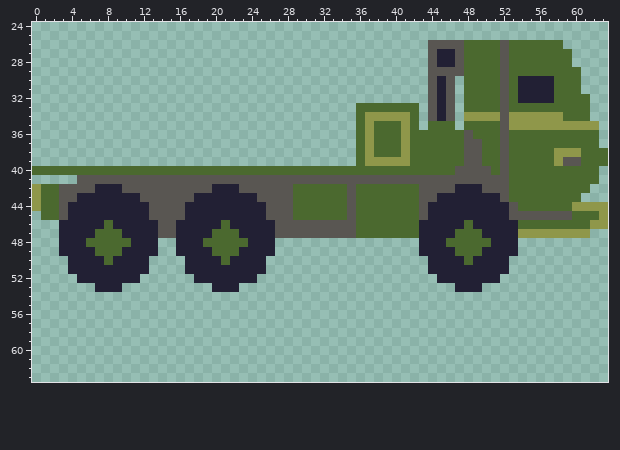
Pixel-art sprite -- Ballistics/assets/Ballistics_main.png. That is the earlier state.
The file is 64x64 pixels. Shown: x 0..63, y 24..63.
After:
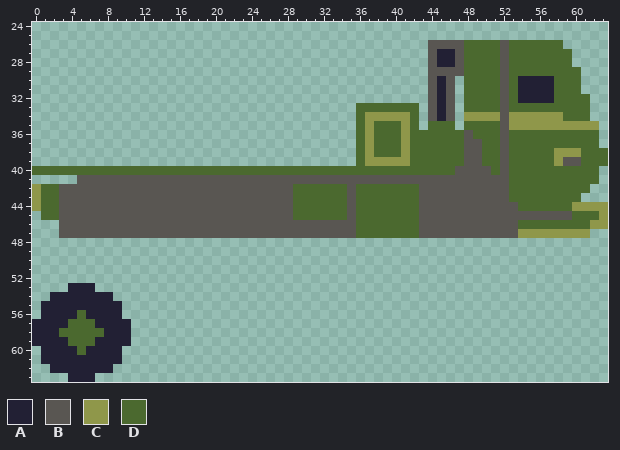
Palette (. is transparent): A #222034  B #595652  C #8f974a  D #4b692f
Change:
{"y":42,"x":7,"old":"AAA","new":"BBB"}
{"y":42,"x":20,"old":"AAA","new":"BBB"}
{"y":42,"x":47,"old":"AAA","new":"BBB"}
{"y":43,"x":5,"old":"AAAAAAA","new":"BBBBBBB"}
{"y":43,"x":18,"old":"AAAAAAA","new":"BBBBBBB"}
{"y":43,"x":45,"old":"AAAAAAA","new":"BBBBBBB"}
{"y":44,"x":4,"old":"AAAAAAAAA","new":"BBBBBBBBB"}
{"y":44,"x":17,"old":"AAAAAAAAA","new":"BBBBBBBBB"}
{"y":44,"x":44,"old":"AAAAAAAAA","new":"BBBBBBBBB"}
{"y":45,"x":4,"old":"AAAAAAAAA","new":"BBBBBBBBB"}
{"y":45,"x":17,"old":"AAAAAAAAA","new":"BBBBBBBBB"}
{"y":45,"x":44,"old":"AAAAAAAAA","new":"BBBBBBBBB"}
{"y":46,"x":3,"old":"AAAAADAAAAA","new":"BBBBBBBBBBB"}
{"y":46,"x":16,"old":"AAAAADAAAAA","new":"BBBBBBBBBBB"}
{"y":46,"x":43,"old":"AAAAADAAAAA","new":"BBBBBBBBBBB"}
{"y":47,"x":3,"old":"AAAADDDAAAA","new":"BBBBBBBBBBB"}
{"y":47,"x":16,"old":"AAAADDDAAAA","new":"BBBBBBBBBBB"}
{"y":47,"x":43,"old":"AAAADDDAAAA","new":"BBBBBBBBBBB"}
{"y":48,"x":3,"old":"AAADDDDDAAA","new":"..........."}
{"y":48,"x":16,"old":"AAADDDDDAAA","new":"..........."}
{"y":48,"x":43,"old":"AAADDDDDAAA","new":"..........."}
{"y":49,"x":3,"old":"AAAADDDAAAA","new":"..........."}
{"y":49,"x":16,"old":"AAAADDDAAAA","new":"..........."}
{"y":49,"x":43,"old":"AAAADDDAAAA","new":"..........."}
{"y":50,"x":4,"old":"AAAADAAAA","new":"........."}
{"y":50,"x":17,"old":"AAAADAAAA","new":"........."}
{"y":50,"x":44,"old":"AAAADAAAA","new":"........."}
{"y":51,"x":4,"old":"AAAAAAAAA","new":"........."}
{"y":51,"x":17,"old":"AAAAAAAAA","new":"........."}
{"y":51,"x":44,"old":"AAAAAAAAA","new":"........."}
{"y":52,"x":5,"old":"AAAAAAA","new":"......."}
{"y":52,"x":18,"old":"AAAAAAA","new":"......."}
{"y":52,"x":45,"old":"AAAAAAA","new":"......."}
{"y":53,"x":4,"old":"...AAA","new":"AAA..."}
{"y":53,"x":20,"old":"AAA","new":"..."}
{"y":53,"x":47,"old":"AAA","new":"..."}
{"y":54,"x":2,"old":".......","new":"AAAAAAA"}
{"y":55,"x":1,"old":".........","new":"AAAAAAAAA"}
{"y":56,"x":1,"old":".........","new":"AAAADAAAA"}
{"y":57,"x":0,"old":"...........","new":"AAAADDDAAAA"}
{"y":58,"x":0,"old":"...........","new":"AAADDDDDAAA"}
{"y":59,"x":0,"old":"...........","new":"AAAADDDAAAA"}
{"y":60,"x":1,"old":".........","new":"AAAADAAAA"}
{"y":61,"x":1,"old":".........","new":"AAAAAAAAA"}
{"y":62,"x":2,"old":".......","new":"AAAAAAA"}
{"y":63,"x":4,"old":"...","new":"AAA"}
{"label":"changed","picture_box":[32,184,275,382]}
{"label":"changed","picture_box":[419,184,518,292]}
